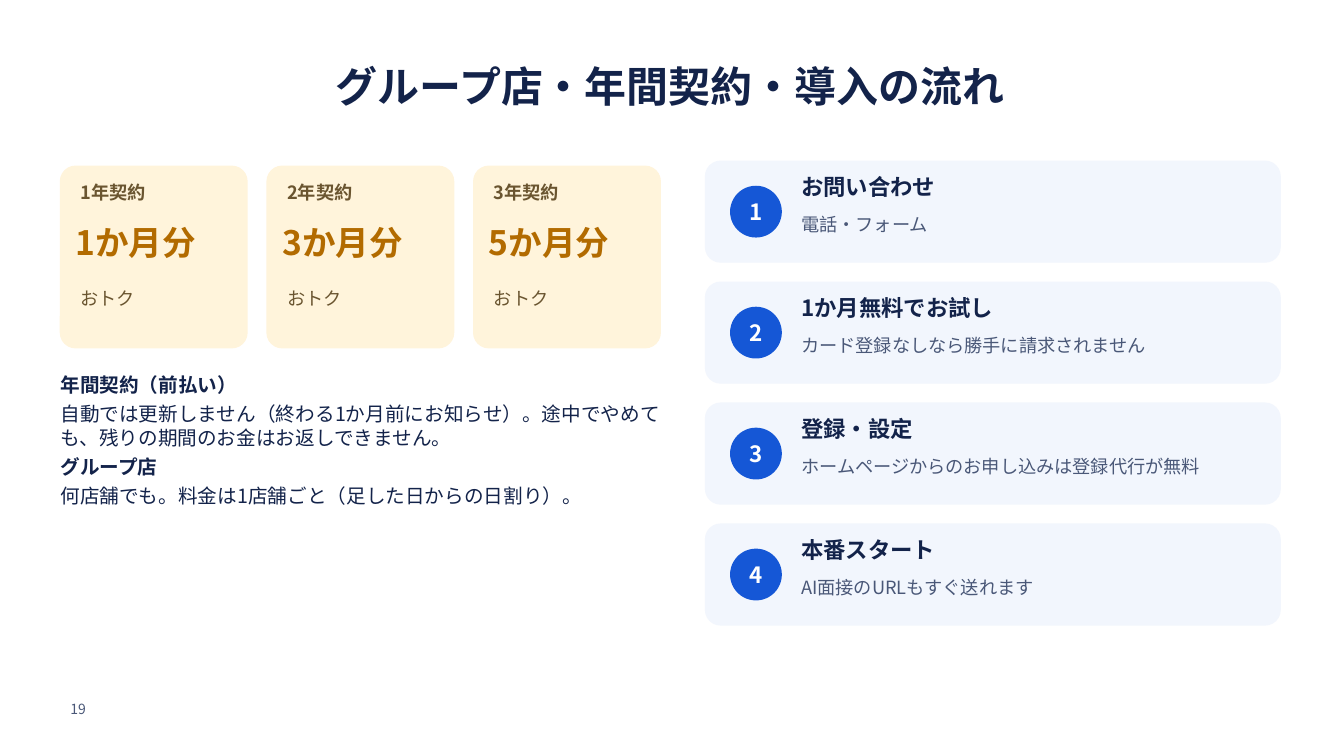
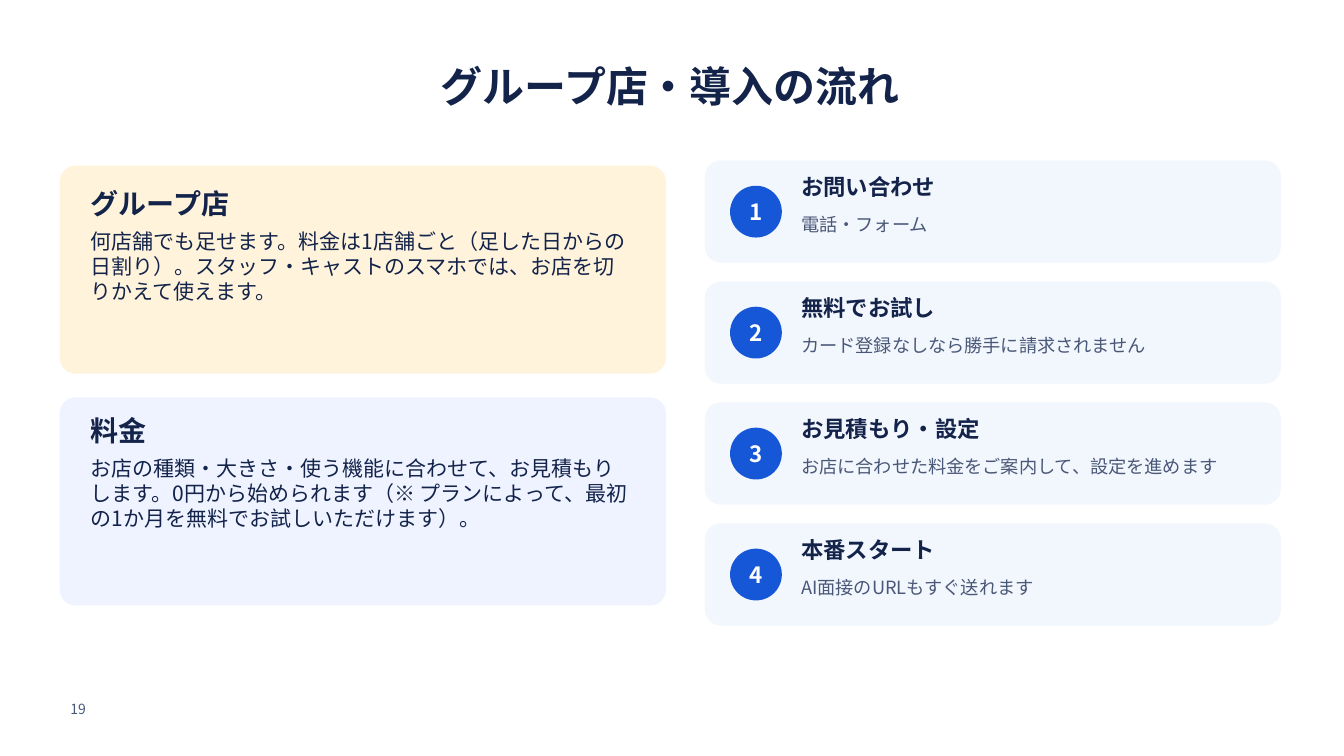
Before and after one commit to SatoAkito2026/GACHICAREERAI, a slide deck: slide 19 of docs/posupos-sales/posupos-shiryo.pptx. Drawn at 1344x756 pixels with LibreOffice and Linux fonts; fonts in the diff are those of the drawing; background and template pictures are left out. Boxes give left, top, right and bottom in pixels: in the first picture for what was removed or moved away, otherwise in the second. Text is boxed around its words. In the diff, an @@ line names an element or a change of style, - is before the commit and + after.

```diff
--- a/docs/posupos-sales/posupos-shiryo.pptx
+++ b/docs/posupos-sales/posupos-shiryo.pptx
@@ title at (441, 66, 900, 106): text changed @@
-グループ店・年間契約・導入の流れ
+グループ店・導入の流れ
@@ rounded rectangle: place and size @@
-rounded rectangle at (267, 166, 454, 348)
+rounded rectangle at (60, 166, 665, 373)
@@ rounded rectangle at (60, 166, 665, 373): proportions changed @@
@@ rounded rectangle removed at (60, 166, 247, 348) @@
@@ rounded rectangle removed at (474, 166, 660, 348) @@
@@ text removed at (81, 183, 146, 201) @@
-1年契約
@@ text added at (91, 190, 625, 301), 15 pt, text #13234A @@
+グループ店
+何店舗でも足せます。料金は1店舗ごと（足した日からの日割り）。スタッフ・キャストのスマホでは、お店を切りかえて使えます。
@@ text removed at (287, 183, 352, 201) @@
-2年契約
@@ text removed at (494, 183, 559, 201) @@
-3年契約
@@ text removed at (76, 227, 197, 258) @@
-1か月分
@@ text removed at (282, 227, 403, 258) @@
-3か月分
@@ text removed at (489, 227, 610, 258) @@
-5か月分
@@ text removed at (81, 290, 135, 306) @@
-おトク
@@ text removed at (287, 290, 341, 306) @@
-おトク
@@ text removed at (494, 290, 548, 306) @@
-おトク
@@ text at (801, 297, 935, 318): text changed @@
-1か月無料でお試し
+無料でお試し
@@ text removed at (60, 375, 659, 505) @@
-年間契約（前払い）
-自動では更新しません（終わる1か月前にお知らせ）。途中でやめても、残りの期間のお金はお返しできません。
-グループ店
-何店舗でも。料金は1店舗ごと（足した日からの日割り）。
@@ rounded rectangle added at (60, 398, 665, 605), fill #EEF3FF, outline #EEF3FF 1 pt @@
@@ text added at (91, 417, 627, 528), 15 pt, text #13234A @@
+料金
+お店の種類・大きさ・使う機能に合わせて、お見積もりします。0円から始められます（※ プランによって、最初の1か月を無料でお試しいただけます）。
@@ text at (801, 418, 980, 439): text changed @@
-登録・設定
+お見積もり・設定
@@ text at (801, 457, 1217, 475): text changed @@
-ホームページからのお申し込みは登録代行が無料
+お店に合わせた料金をご案内して、設定を進めます
```
Also in this commit, not shown: 2 other slides changed, 4 other files.
